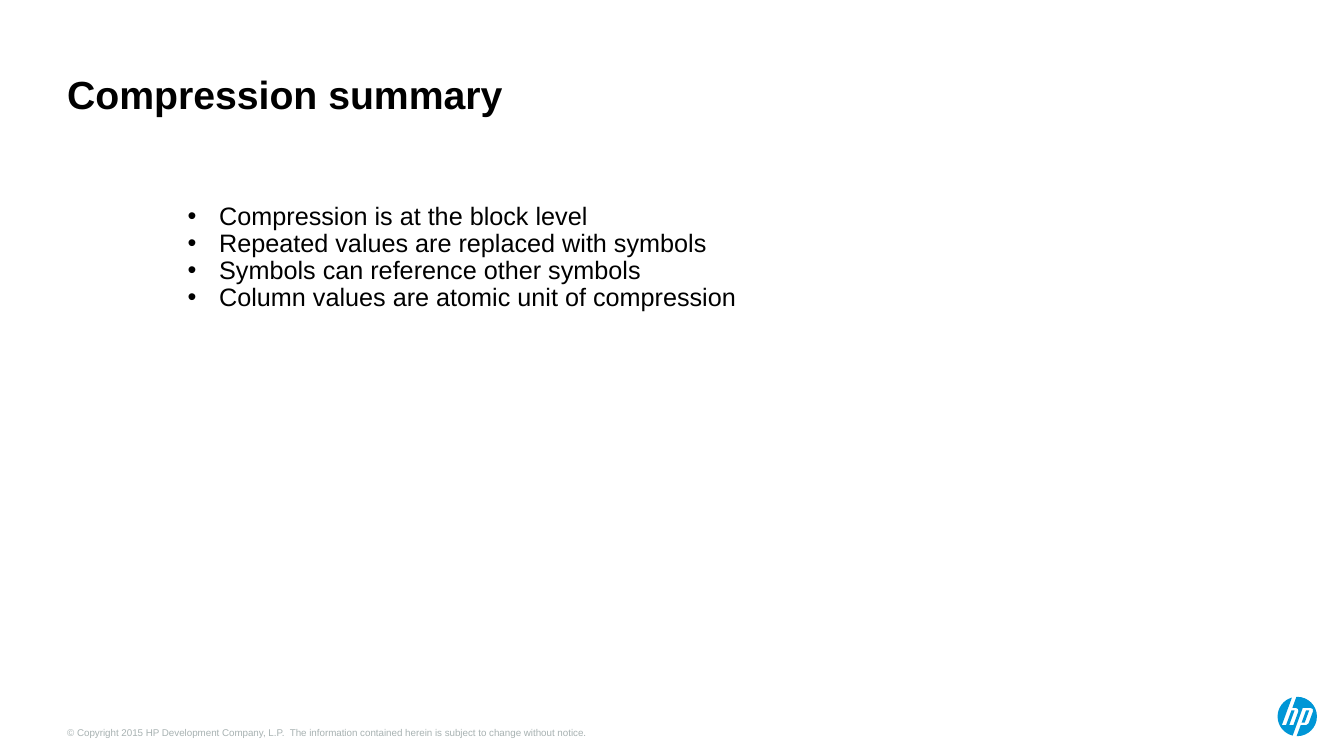
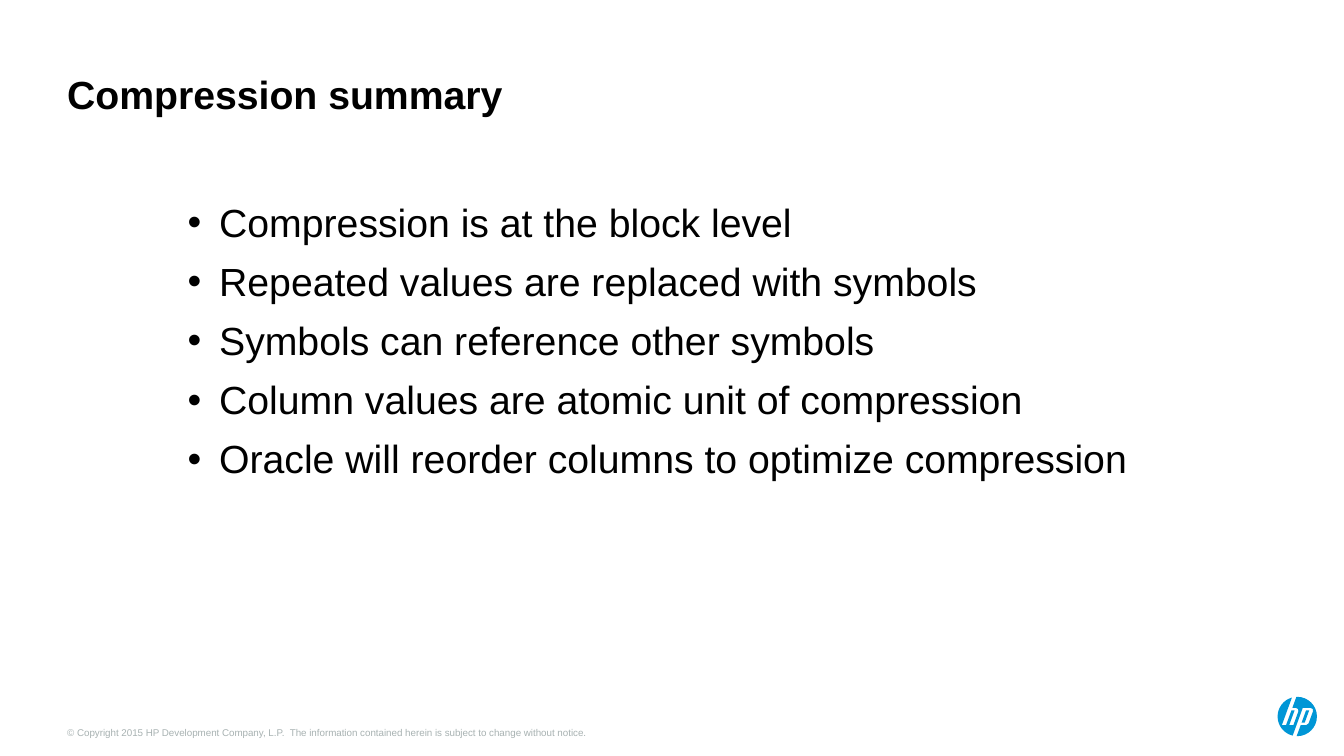
Before and after one commit to Dyland28/HP-Data-Compression, a slide deck: slide 13 of compression_sand_weiss_hotsos_2018.pptx (slide 11 before the commit). Drawn at 1344x756 pixels with LibreOffice and Linux fonts; fonts in the diff are those of the drawing. Boxes give left, top, right and bottom in pixels: in the first picture for what was removed or moved away, otherwise in the second. Text is boxed around its words. In the diff, an @@ line names an element or a change of style, - is before the commit and + after.

```diff
--- a/compression_sand_weiss_hotsos_2018.pptx
+++ b/compression_sand_weiss_hotsos_2018.pptx
@@ text at [219, 208, 1022, 422]: size 18 to 28 pt in "Compression is at the block level", "Repeated values are replaced with symbols", "Symbols can reference other symbols", "Column values are atomic unit of compression"; more space between paragraphs @@
@@ text at [219, 444, 1127, 481]: paragraph added @@
+• Oracle will reorder columns to optimize compression
```
Also in this commit, not shown: 4 other slides changed, 4 slides added, 1 slide removed.
